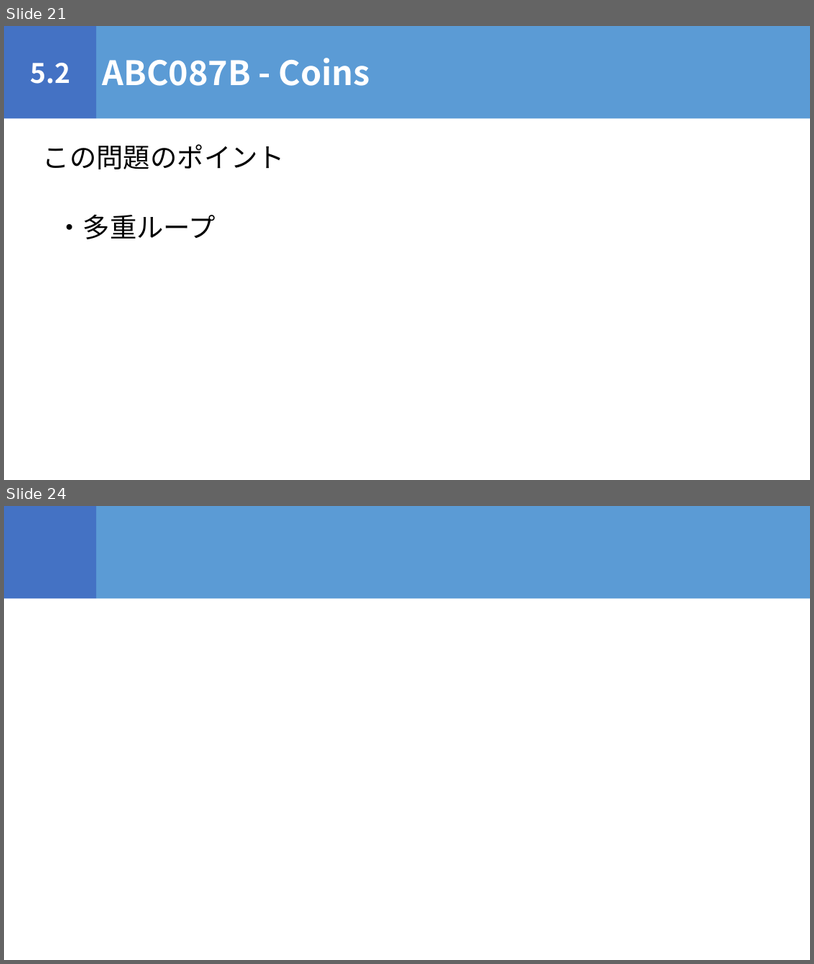
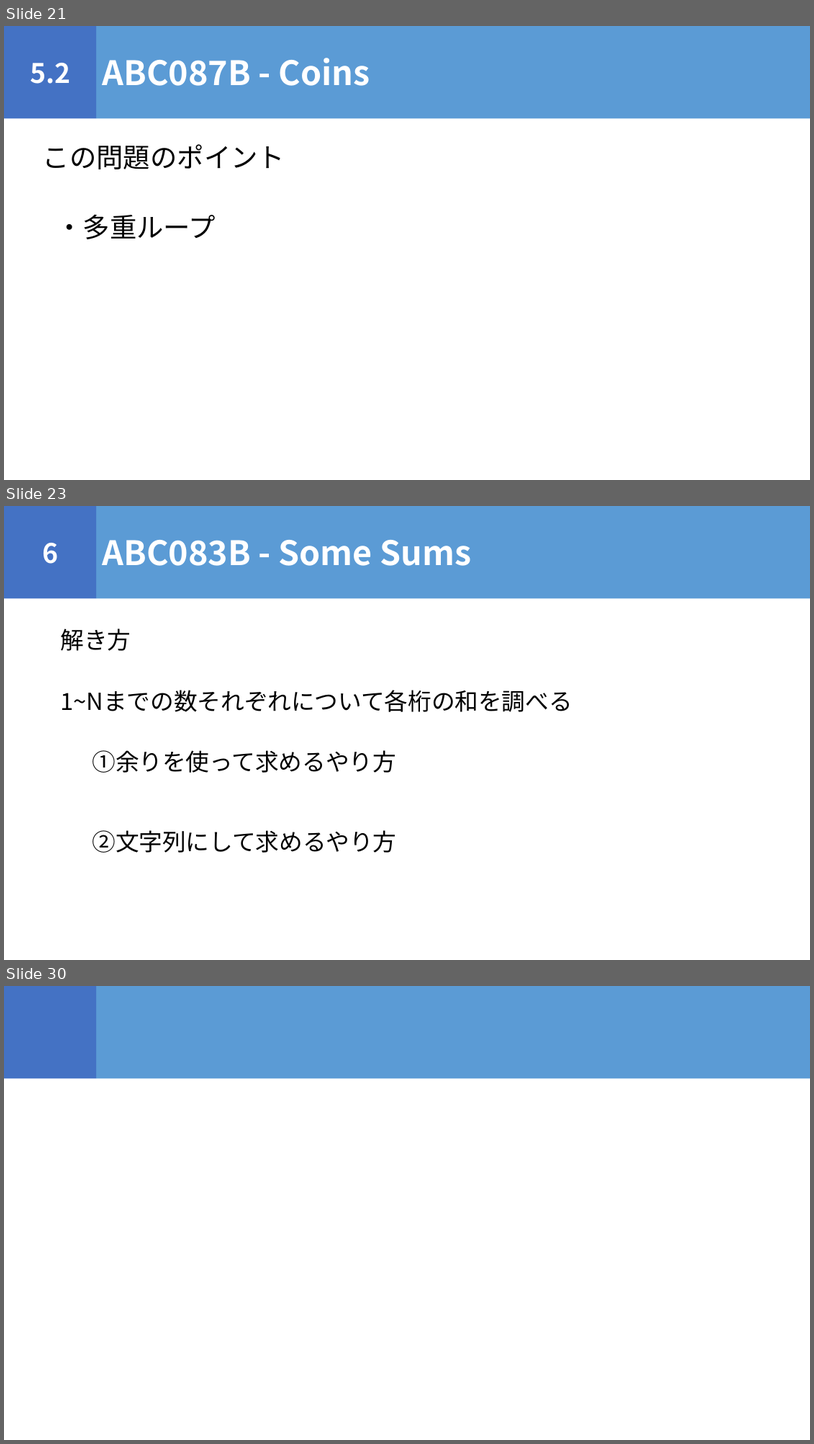
Before and after one commit to igeeeeee/triC_AtCoder_Beginners_Selection, a slide deck: ABS_勉強会.pptx. Shown one above the other, each under a label of ours: slides 21 and 24 before the commit, slides 21, 23 and 30 after it; the slides between them are not shown. The pictures are 814x964 and 814x1444 pixels, drawn with LibreOffice and Linux fonts; fonts in the diff are those of the drawing. Boxes give left, top, right and bottom in pixels: in the first picture for what was removed or moved away, otherwise in the second. Text is boxed around its words. In the diff, an @@ line names an element or a change of style, - is before the commit and + after.

```diff
--- a/ABS_勉強会.pptx
+++ b/ABS_勉強会.pptx
@@ slide 23 added at <box>4,506,810,960</box>, background #FFFFFF @@
@@ rectangle added at <box>4,506,97,599</box>, fill #4472C4, 32 pt, text #FFFFFF, bold @@
+6
@@ rectangle added at <box>97,506,810,599</box>, fill #5B9BD5, 40 pt, text #FFFFFF, bold @@
+ABC083B - Some Sums
@@ text added at <box>61,628,131,651</box>, 28 pt, text #000000 @@
+解き方
@@ text added at <box>61,690,573,712</box>, 28 pt, text #000000 @@
+1~Nまでの数それぞれについて各桁の和を調べる
@@ text added at <box>92,750,396,772</box>, 28 pt, text #000000 @@
+①余りを使って求めるやり方
@@ text added at <box>92,830,396,852</box>, 28 pt, text #000000 @@
+②文字列にして求めるやり方
@@ what was slide 24 is now slide 30 @@
```
Also in this commit, not shown: 1 slide changed, 6 other slides added, 1 slide removed, 7 other files.
